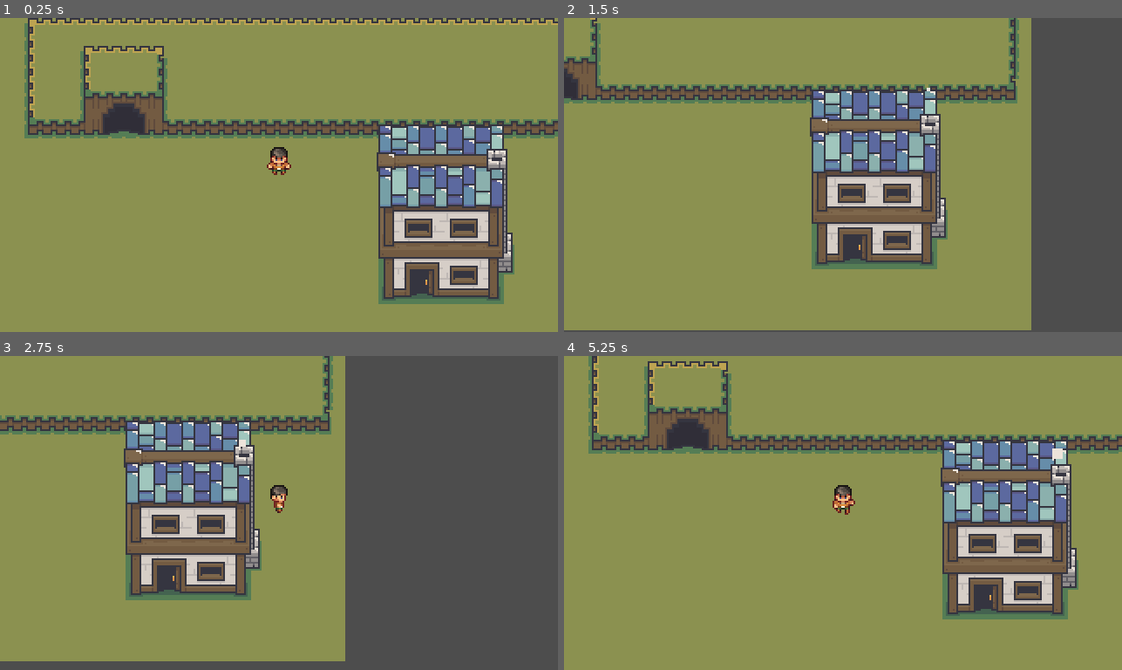
Above: before the commit, frames 1-4 (two rows, left to right).
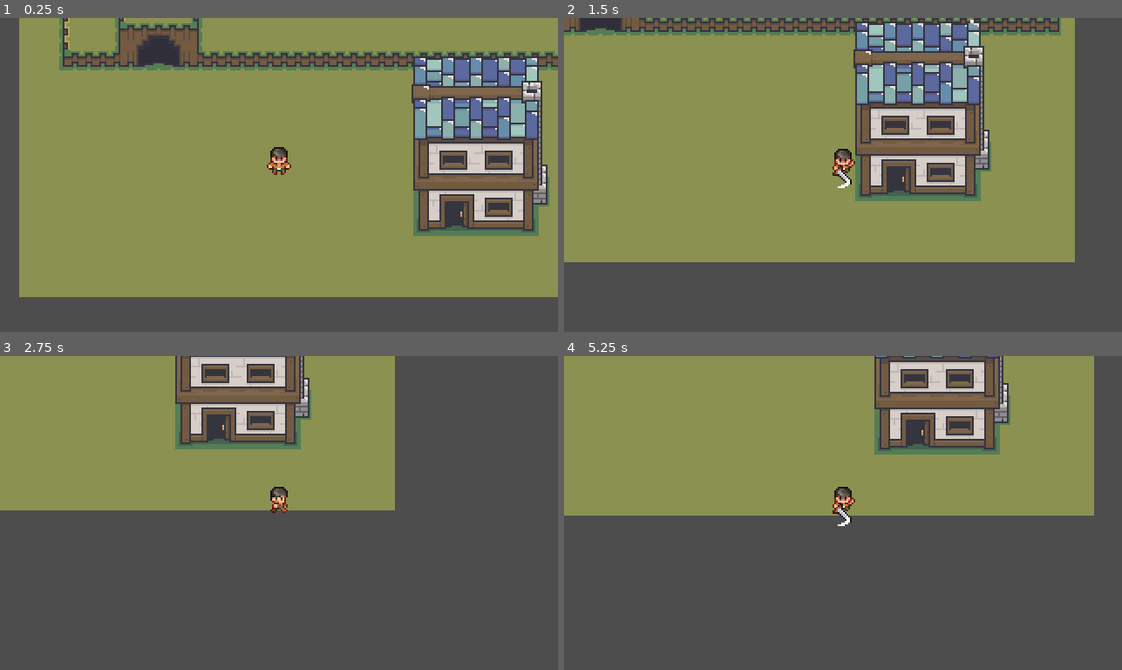
Above: after the commit, the same moments.

Repository: kahanscious/youtube-2d-arpg-series
Game: Godot game, scene res://scenes/levels/test_level.tscn
Same seed, same stepped clock (60 frames per second), same inputs: the game is played once before the commit and once after it. The project has no main scene, so this scene is started directly.
Inputs (mouse positions are in pixels of both pictures, inside the frame that each line leads up to):
- Up to frame 1 (0.25 s): no input
- Up to frame 2 (1.5 s): move the mouse to (965, 159) at 0.52 s; hold D (move_right) 0.53-1.28 s; click (965, 159) at 0.6 s; move the mouse to (731, 190) at 1.27 s; hold S (move_down) from 1.28 s (still down); click (731, 190) at 1.35 s
- Up to frame 3 (2.75 s): move the mouse to (334, 443) at 2.02 s; release S (move_down) at 2.03 s; hold D (move_right) from 2.03 s (still down); click (334, 443) at 2.1 s
- Up to frame 4 (5.25 s): move the mouse to (815, 575) at 2.77 s; release D (move_right) at 2.78 s; hold W (move_up) 2.78-3.53 s; click (815, 575) at 2.85 s; move the mouse to (1010, 560) at 3.52 s; hold A (move_left) 3.53-5.03 s; click (1010, 560) at 3.6 s; move the mouse to (675, 465) at 4.27 s; click (675, 465) at 4.35 s; move the mouse to (870, 513) at 5.02 s; hold S (move_down) from 5.03 s (still down); click (870, 513) at 5.1 s

The runs differ from the first frame. In frame 1, 46% of the frame differs, in the area x 0-100%, y 0-100%; in frame 2, 51%; in frame 3, 46%; in frame 4, 67%.

Commit message:
video-3

Diff:
--- /dev/null
+++ b/_autoloads/game_manager.gd
@@ -0,0 +1,10 @@
+extends Node
+
+var character: Character = null
+
+
+func register_character(c: Character) -> void:
+	character = c
+
+func get_character() -> Character:
+	return character
--- a/project.godot
+++ b/project.godot
@@ -13,6 +13,10 @@
 config/name="arpg-youtube-series"
 config/features=PackedStringArray("4.3", "GL Compatibility")
 config/icon="res://icon.svg"
+
+[autoload]
+
+GameManager="*res://_autoloads/game_manager.gd"
 
 [display]
 
@@ -44,6 +48,12 @@
 "events": [Object(InputEventKey,"resource_local_to_scene":false,"resource_name":"","device":-1,"window_id":0,"alt_press …(192 unchanged characters)…
 ]
 }
+attack={
+"deadzone": 0.5,
+"events": [Object(InputEventMouseButton,"resource_local_to_scene":false,"resource_name":"","device":-1,"window_id":0,"alt_pressed":false,"shift_pressed":false,"ctrl_pressed":false,"meta_pressed":false,"button_mask":1,"position":Vector2(274, 12),"global_position":Vector2(283, 58),"factor":1.0,"button_index":1,"canceled":false,"pressed":true,"double_click":false,"script":null)
+, Object(InputEventKey,"resource_local_to_scene":false,"resource_name":"","device":-1,"window_id":0,"alt_pressed":false,"shift_pressed":false,"ctrl_pressed":false,"meta_pressed":false,"pressed":false,"keycode":0,"physical_keycode":32,"key_label":0,"unicode":32,"location":0,"echo":false,"script":null)
+]
+}
 
 [layer_names]
 
--- a/scenes/characters/character.tscn
+++ b/scenes/characters/character.tscn
@@ -1,7 +1,11 @@
-[gd_scene load_steps=14 format=3 uid="uid://l33psrubdfjr"]
+[gd_scene load_steps=22 format=3 uid="uid://l33psrubdfjr"]
 
 [ext_resource type="Texture2D" uid="uid://c217j66sp6dlx" path="res://assets/characters/Full Spritesheet.png" id="1_0vw7g"]
 [ext_resource type="Script" path="res://scripts/characters/character.gd" id="1_e6kk1"]
+[ext_resource type="Script" path="res://scripts/characters/state/state_machine.gd" id="3_u6p1b"]
+[ext_resource type="Script" path="res://scripts/characters/state/idle_state.gd" id="4_4o71u"]
+[ext_resource type="Script" path="res://scripts/characters/state/move_state.gd" id="5_52gr1"]
+[ext_resource type="Script" path="res://scripts/characters/state/attack_state.gd" id="6_tppck"]
 
 [sub_resource type="RectangleShape2D" id="RectangleShape2D_kder7"]
 size = Vector2(14, 16)
@@ -19,6 +23,42 @@
 "transitions": PackedFloat32Array(1),
 "update": 1,
 "values": [0]
+}
+tracks/1/type = "value"
+tracks/1/imported = false
+tracks/1/enabled = true
+tracks/1/path = NodePath("WeaponSprite:visible")
+tracks/1/interp = 1
+tracks/1/loop_wrap = true
+tracks/1/keys = {
+"times": PackedFloat32Array(0),
+"transitions": PackedFloat32Array(1),
+"update": 1,
+"values": [false]
+}
+tracks/2/type = "value"
+tracks/2/imported = false
+tracks/2/enabled = true
+tracks/2/path = NodePath("WeaponSprite:position")
+tracks/2/interp = 1
+tracks/2/loop_wrap = true
+tracks/2/keys = {
+"times": PackedFloat32Array(0),
+"transitions": PackedFloat32Array(1),
+"update": 0,
+"values": [Vector2(-6, -3)]
+}
+tracks/3/type = "value"
+tracks/3/imported = false
+tracks/3/enabled = true
+tracks/3/path = NodePath("WeaponSprite:frame")
+tracks/3/interp = 1
+tracks/3/loop_wrap = true
+tracks/3/keys = {
+"times": PackedFloat32Array(0),
+"transitions": PackedFloat32Array(1),
+"update": 1,
+"values": [97]
 }
 
 [sub_resource type="Animation" id="Animation_43mmh"]
@@ -157,9 +197,225 @@
 "values": [12, 13, 14, 15, 16, 17, 18, 19, 20, 21, 22, 23]
 }
 
+[sub_resource type="Animation" id="Animation_d5sjg"]
+resource_name = "attack_down"
+length = 0.3
+step = 0.05
+tracks/0/type = "value"
+tracks/0/imported = false
+tracks/0/enabled = true
+tracks/0/path = NodePath("WeaponSprite:visible")
+tracks/0/interp = 1
+tracks/0/loop_wrap = true
+tracks/0/keys = {
+"times": PackedFloat32Array(0, 0.25),
+"transitions": PackedFloat32Array(1, 1),
+"update": 1,
+"values": [true, false]
+}
+tracks/1/type = "value"
+tracks/1/imported = false
+tracks/1/enabled = true
+tracks/1/path = NodePath("Sprite2D:frame")
+tracks/1/interp = 1
+tracks/1/loop_wrap = true
+tracks/1/keys = {
+"times": PackedFloat32Array(0, 0.05, 0.1, 0.15, 0.2),
+"transitions": PackedFloat32Array(1, 1, 1, 1, 1),
+"update": 1,
+"values": [60, 61, 62, 63, 64]
+}
+tracks/2/type = "value"
+tracks/2/imported = false
+tracks/2/enabled = true
+tracks/2/path = NodePath("WeaponSprite:position")
+tracks/2/interp = 1
+tracks/2/loop_wrap = true
+tracks/2/keys = {
+"times": PackedFloat32Array(0, 0.05, 0.1, 0.15, 0.2),
+"transitions": PackedFloat32Array(1, 1, 1, 1, 1),
+"update": 0,
+"values": [Vector2(-5, -2), Vector2(-4, -1), Vector2(-1, -1), Vector2(-1, 0), Vector2(2, -1)]
+}
+tracks/3/type = "value"
+tracks/3/imported = false
+tracks/3/enabled = true
+tracks/3/path = NodePath("WeaponSprite:frame")
+tracks/3/interp = 1
+tracks/3/loop_wrap = true
+tracks/3/keys = {
+"times": PackedFloat32Array(0, 0.05, 0.1, 0.15, 0.2),
+"transitions": PackedFloat32Array(1, 1, 1, 1, 1),
+"update": 1,
+"values": [96, 97, 98, 99, 100]
+}
+
+[sub_resource type="Animation" id="Animation_l3q6l"]
+resource_name = "attack_up"
+length = 0.3
+step = 0.05
+tracks/0/type = "value"
+tracks/0/imported = false
+tracks/0/enabled = true
+tracks/0/path = NodePath("WeaponSprite:visible")
+tracks/0/interp = 1
+tracks/0/loop_wrap = true
+tracks/0/keys = {
+"times": PackedFloat32Array(0, 0.25),
+"transitions": PackedFloat32Array(1, 1),
+"update": 1,
+"values": [true, false]
+}
+tracks/1/type = "value"
+tracks/1/imported = false
+tracks/1/enabled = true
+tracks/1/path = NodePath("Sprite2D:frame")
+tracks/1/interp = 1
+tracks/1/loop_wrap = true
+tracks/1/keys = {
+"times": PackedFloat32Array(0, 0.05, 0.1, 0.15, 0.2),
+"transitions": PackedFloat32Array(1, 1, 1, 1, 1),
+"update": 1,
+"values": [48, 49, 50, 51, 52]
+}
+tracks/2/type = "value"
+tracks/2/imported = false
+tracks/2/enabled = true
+tracks/2/path = NodePath("WeaponSprite:position")
+tracks/2/interp = 1
+tracks/2/loop_wrap = true
+tracks/2/keys = {
+"times": PackedFloat32Array(0, 0.05, 0.1, 0.15, 0.2),
+"transitions": PackedFloat32Array(1, 1, 1, 1, 1),
+"update": 0,
+"values": [Vector2(5, -10), Vector2(5, -12), Vector2(0, -16), Vector2(-1, -16), Vector2(-4, -16)]
+}
+tracks/3/type = "value"
+tracks/3/imported = false
+tracks/3/enabled = true
+tracks/3/path = NodePath("WeaponSprite:frame")
+tracks/3/interp = 1
+tracks/3/loop_wrap = true
+tracks/3/keys = {
+"times": PackedFloat32Array(0, 0.05, 0.1, 0.15, 0.2),
+"transitions": PackedFloat32Array(1, 1, 1, 1, 1),
+"update": 1,
+"values": [108, 109, 110, 111, 112]
+}
+
+[sub_resource type="Animation" id="Animation_vj3cl"]
+resource_name = "attack_right"
+length = 0.3
+step = 0.05
+tracks/0/type = "value"
+tracks/0/imported = false
+tracks/0/enabled = true
+tracks/0/path = NodePath("WeaponSprite:visible")
+tracks/0/interp = 1
+tracks/0/loop_wrap = true
+tracks/0/keys = {
+"times": PackedFloat32Array(0, 0.25),
+"transitions": PackedFloat32Array(1, 1),
+"update": 1,
+"values": [true, false]
+}
+tracks/1/type = "value"
+tracks/1/imported = false
+tracks/1/enabled = true
+tracks/1/path = NodePath("Sprite2D:frame")
+tracks/1/interp = 1
+tracks/1/loop_wrap = true
+tracks/1/keys = {
+"times": PackedFloat32Array(0, 0.05, 0.1, 0.15, 0.2),
+"transitions": PackedFloat32Array(1, 1, 1, 1, 1),
+"update": 1,
+"values": [72, 73, 74, 75, 76]
+}
+tracks/2/type = "value"
+tracks/2/imported = false
+tracks/2/enabled = true
+tracks/2/path = NodePath("WeaponSprite:position")
+tracks/2/interp = 1
+tracks/2/loop_wrap = true
+tracks/2/keys = {
+"times": PackedFloat32Array(0, 0.05, 0.1, 0.15, 0.2),
+"transitions": PackedFloat32Array(1, 1, 1, 1, 1),
+"update": 0,
+"values": [Vector2(5, -10), Vector2(6, -4), Vector2(7, -6), Vector2(8, -6), Vector2(8, -7)]
+}
+tracks/3/type = "value"
+tracks/3/imported = false
+tracks/3/enabled = true
+tracks/3/path = NodePath("WeaponSprite:frame")
+tracks/3/interp = 1
+tracks/3/loop_wrap = true
+tracks/3/keys = {
+"times": PackedFloat32Array(0, 0.05, 0.1, 0.15, 0.2),
+"transitions": PackedFloat32Array(1, 1, 1, 1, 1),
+"update": 1,
+"values": [120, 121, 122, 123, 124]
+}
+
+[sub_resource type="Animation" id="Animation_ebk15"]
+resource_name = "attack_left"
+length = 0.3
+step = 0.05
+tracks/0/type = "value"
+tracks/0/imported = false
+tracks/0/enabled = true
+tracks/0/path = NodePath("WeaponSprite:visible")
+tracks/0/interp = 1
+tracks/0/loop_wrap = true
+tracks/0/keys = {
+"times": PackedFloat32Array(0, 0.25),
+"transitions": PackedFloat32Array(1, 1),
+"update": 1,
+"values": [true, false]
+}
+tracks/1/type = "value"
+tracks/1/imported = false
+tracks/1/enabled = true
+tracks/1/path = NodePath("Sprite2D:frame")
+tracks/1/interp = 1
+tracks/1/loop_wrap = true
+tracks/1/keys = {
+"times": PackedFloat32Array(0, 0.05, 0.1, 0.15, 0.2),
+"transitions": PackedFloat32Array(1, 1, 1, 1, 1),
+"update": 1,
+"values": [88, 87, 86, 85, 84]
+}
+tracks/2/type = "value"
+tracks/2/imported = false
+tracks/2/enabled = true
+tracks/2/path = NodePath("WeaponSprite:position")
+tracks/2/interp = 1
+tracks/2/loop_wrap = true
+tracks/2/keys = {
+"times": PackedFloat32Array(0, 0.05, 0.1, 0.15, 0.2),
+"transitions": PackedFloat32Array(1, 1, 1, 1, 1),
+"update": 0,
+"values": [Vector2(-3, -3), Vector2(-5, -4), Vector2(-7, -7), Vector2(-7, -8), Vector2(-7, -9)]
+}
+tracks/3/type = "value"
+tracks/3/imported = false
+tracks/3/enabled = true
+tracks/3/path = NodePath("WeaponSprite:frame")
+tracks/3/interp = 1
+tracks/3/loop_wrap = true
+tracks/3/keys = {
+"times": PackedFloat32Array(0, 0.05, 0.1, 0.15, 0.2),
+"transitions": PackedFloat32Array(1, 1, 1, 1, 1),
+"update": 1,
+"values": [132, 133, 134, 135, 136]
+}
+
 [sub_resource type="AnimationLibrary" id="AnimationLibrary_tn2ua"]
 _data = {
 "RESET": SubResource("Animation_v0x5x"),
+"attack_down": SubResource("Animation_d5sjg"),
+"attack_left": SubResource("Animation_ebk15"),
+"attack_right": SubResource("Animation_vj3cl"),
+"attack_up": SubResource("Animation_l3q6l"),
 "idle_down": SubResource("Animation_43mmh"),
 "idle_left": SubResource("Animation_3ebtq"),
 "idle_right": SubResource("Animation_xuv34"),
@@ -171,7 +427,6 @@
 }
 
 [node name="Character" type="CharacterBody2D"]
-position = Vector2(153, 83)
 collision_layer = 16
 script = ExtResource("1_e6kk1")
 
@@ -181,6 +436,14 @@
 hframes = 12
 vframes = 15
 
+[node name="WeaponSprite" type="Sprite2D" parent="."]
+visible = false
+position = Vector2(-6, -3)
+texture = ExtResource("1_0vw7g")
+hframes = 12
+vframes = 15
+frame = 97
+
 [node name="CollisionShape2D" type="CollisionShape2D" parent="."]
 position = Vector2(0, -8)
 shape = SubResource("RectangleShape2D_kder7")
@@ -192,3 +455,15 @@
 }
 
 [node name="Camera2D" type="Camera2D" parent="."]
+
+[node name="StateMachine" type="Node" parent="."]
+script = ExtResource("3_u6p1b")
+
+[node name="Idle" type="Node" parent="StateMachine"]
+script = ExtResource("4_4o71u")
+
+[node name="Move" type="Node" parent="StateMachine"]
+script = ExtResource("5_52gr1")
+
+[node name="Attack" type="Node" parent="StateMachine"]
+script = ExtResource("6_tppck")
--- a/scenes/levels/test_level.tscn
+++ b/scenes/levels/test_level.tscn
@@ -171,3 +171,4 @@
 tile_set = SubResource("TileSet_fp5fn")
 
 [node name="Character" parent="." instance=ExtResource("2_fu7vq")]
+position = Vector2(133, 122)
--- a/scripts/characters/character.gd
+++ b/scripts/characters/character.gd
@@ -2,48 +2,42 @@
 
 @onready var sprite: Sprite2D = $Sprite2D
 @onready var animation_player: AnimationPlayer = $AnimationPlayer
+@onready var state_machine: StateMachine = $StateMachine
 
 @export var speed: float = 100.0
 @export var acceleration: float = 800.0
 @export var friction: float = 1000.0
 
+var direction: Vector2 = Vector2.ZERO
 var last_direction: Vector2 = Vector2.DOWN
+var can_attack: bool = true
+var is_attacking: bool = false
 
 func _ready() -> void:
+	GameManager.register_character(self)
 	animation_player.play("idle_down")
 
 
 func _physics_process(delta: float) -> void:
-	var direction: Vector2 = Input.get_vector("move_left", "move_right", "move_up", "move_down")
+	direction = Input.get_vector("move_left", "move_right", "move_up", "move_down")
 
-	if direction.length() > 0:
-		direction = direction.normalized()
-
-	if direction != Vector2.ZERO:
-		last_direction = direction
-
-	velocity = direction * speed
-
-	handle_animations()
+	state_machine.physics_update(delta)
 
 	move_and_slide()
 
-func handle_animations() -> void:
-	if velocity != Vector2.ZERO:
-		if velocity.x < 0:
-			animation_player.play("move_left")
-		elif velocity.x > 0:
-			animation_player.play("move_right")
-		elif velocity.y < 0:
-			animation_player.play("move_up")
-		else:
-			animation_player.play("move_down")
+func _unhandled_input(event: InputEvent) -> void:
+	state_machine.handle_input(event)
+
+func play_animation(animation_name: String) -> void:
+	if animation_player.has_animation(animation_name):
+		animation_player.play(animation_name)
+
+func get_direction_name() -> String:
+	if last_direction.x < 0:
+		return "left"
+	elif last_direction.x > 0:
+		return "right"
+	elif last_direction.y < 0:
+		return "up"
 	else:
-		if last_direction.x < 0:
-			animation_player.play("idle_left")
-		elif last_direction.x > 0:
-			animation_player.play("idle_right")
-		elif last_direction.y < 0:
-			animation_player.play("idle_up")
-		else:
-			animation_player.play("idle_down")
+		return "down"
--- /dev/null
+++ b/scripts/characters/state/attack_state.gd
@@ -0,0 +1,16 @@
+class_name AttackState extends State
+
+
+func enter() -> void:
+	GameManager.character.is_attacking = true
+	GameManager.character.can_attack = false
+
+	GameManager.character.play_animation("attack_" + GameManager.character.get_direction_name())
+
+func exit() -> void:
+	GameManager.character.is_attacking = false
+	GameManager.character.can_attack = true
+
+func physics_update(_delta: float) -> void:
+	if not GameManager.character.animation_player.is_playing():
+		state_machine.change_state("idle")
--- /dev/null
+++ b/scripts/characters/state/idle_state.gd
@@ -0,0 +1,14 @@
+class_name IdleState extends State
+
+
+func enter() -> void:
+	GameManager.character.velocity = Vector2.ZERO
+	GameManager.character.play_animation("idle_" + GameManager.character.get_direction_name())
+
+
+func physics_update(_delta: float) -> void:
+	if GameManager.character.direction != Vector2.ZERO:
+		state_machine.change_state("move")
+
+	if Input.is_action_just_pressed("attack") and GameManager.character.can_attack:
+		state_machine.change_state("attack")
--- /dev/null
+++ b/scripts/characters/state/move_state.gd
@@ -0,0 +1,16 @@
+class_name MoveState extends State
+
+
+
+func physics_update(_delta: float) -> void:
+	if GameManager.character.direction == Vector2.ZERO:
+		state_machine.change_state("idle")
+		return
+
+	GameManager.character.last_direction = GameManager.character.direction.normalized()
+	GameManager.character.velocity = GameManager.character.last_direction * GameManager.character.speed
+
+	GameManager.character.play_animation("move_" + GameManager.character.get_direction_name())
+
+	if Input.is_action_just_pressed("attack") and GameManager.character.can_attack:
+		state_machine.change_state("attack")
--- /dev/null
+++ b/scripts/characters/state/state.gd
@@ -0,0 +1,16 @@
+class_name State extends Node
+
+var state_machine: StateMachine = null
+
+
+func enter() -> void:
+	pass
+
+func exit() -> void:
+	pass
+
+func physics_update(_delta: float) -> void:
+	pass
+
+func handle_input(_event: InputEvent) -> void:
+	pass
--- /dev/null
+++ b/scripts/characters/state/state_machine.gd
@@ -0,0 +1,36 @@
+class_name StateMachine extends Node
+
+var current_state: State = null
+var states: Dictionary = {}
+# {"idle": IdleState}
+
+
+func _ready() -> void:
+	await owner.ready
+
+	for child in get_children():
+		if child is State:
+			states[child.name.to_lower()] = child
+			child.state_machine = self
+
+	if states.has("idle"):
+		change_state("idle")
+
+func change_state(new_state_name: String) -> void:
+	if current_state:
+		current_state.exit()
+
+	if states.has(new_state_name):
+		current_state = states[new_state_name]
+		current_state.enter()
+	else:
+		printerr("State ", new_state_name, " not found!")
+
+
+func physics_update(delta: float) -> void:
+	if current_state:
+		current_state.physics_update(delta)
+
+func handle_input(event: InputEvent) -> void:
+	if current_state:
+		current_state.handle_input(event)
